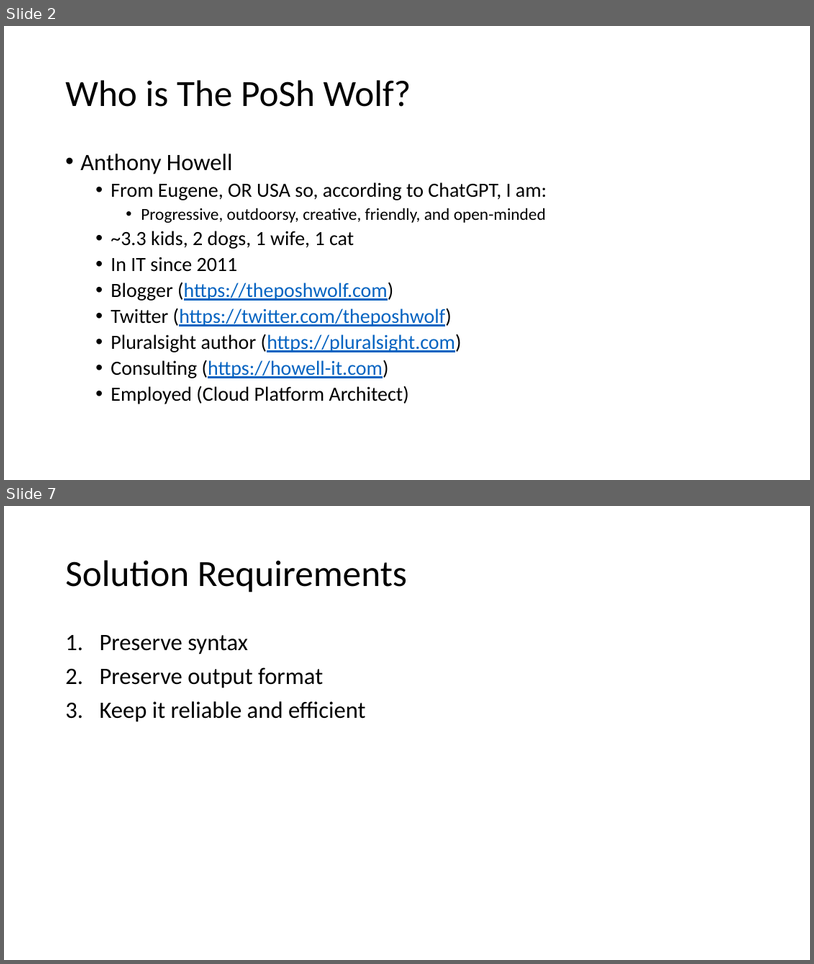
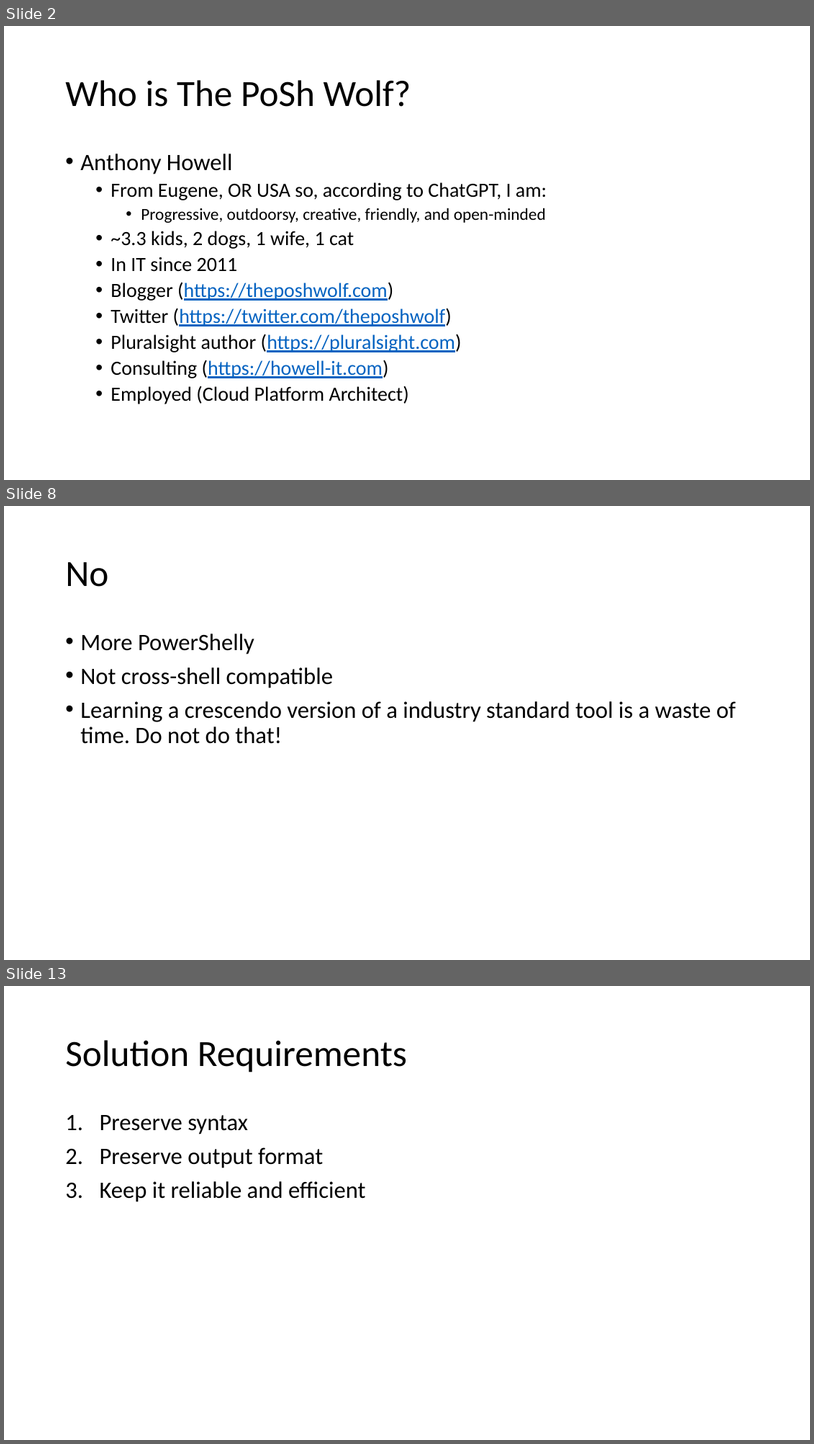
Before and after one commit to ThePoShWolf/Sessions, a slide deck: 2023-04-27 - Making Kubectl PowerShell friendly/PowerShell Summit 2023 - Making Kubectl PowerShell friendly.pptx. Shown one above the other, each under a label of ours: slides 2 and 7 before the commit, slides 2, 8 and 13 after it; the slides between them are not shown. The pictures are 814x964 and 814x1444 pixels, drawn with LibreOffice and Linux fonts; fonts in the diff are those of the drawing; background and template pictures are left out. Boxes give left, top, right and bottom in pixels: in the first picture for what was removed or moved away, otherwise in the second. Text is boxed around its words. In the diff, an @@ line names an element or a change of style, - is before the commit and + after.

```diff
--- a/2023-04-27 - Making Kubectl PowerShell friendly/PowerShell Summit 2023 - Making Kubectl PowerShell friendly.pptx
+++ b/2023-04-27 - Making Kubectl PowerShell friendly/PowerShell Summit 2023 - Making Kubectl PowerShell friendly.pptx
@@ slide 8 added at bbox=[4, 506, 810, 960], background picture (left out) @@
@@ title added at bbox=[65, 562, 108, 587], 44 pt, text #000000 @@
+No
@@ text added at bbox=[80, 633, 736, 744], 28 pt, text #000000 @@
+• More PowerShelly
+• Not cross-shell compatible
+• Learning a crescendo version of a industry standard tool is a waste of time. Do not do that!
@@ what was slide 7 is now slide 13 @@
```
Also in this commit, not shown: 4 slides changed, 8 other slides added.
